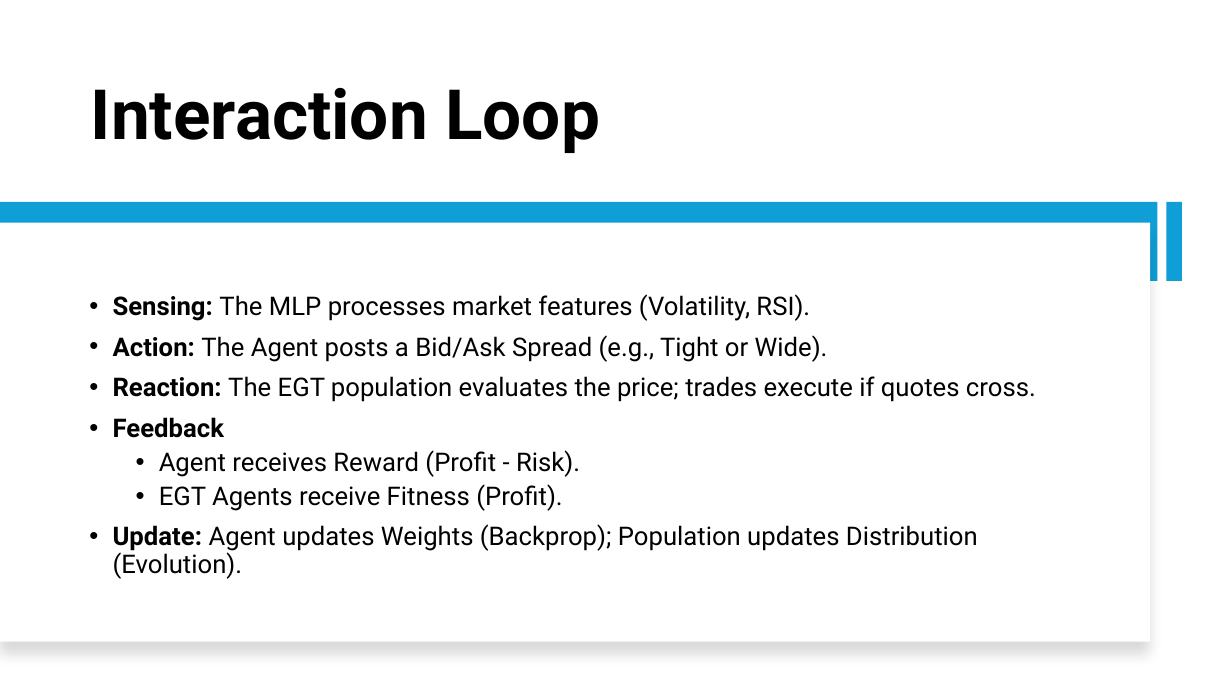
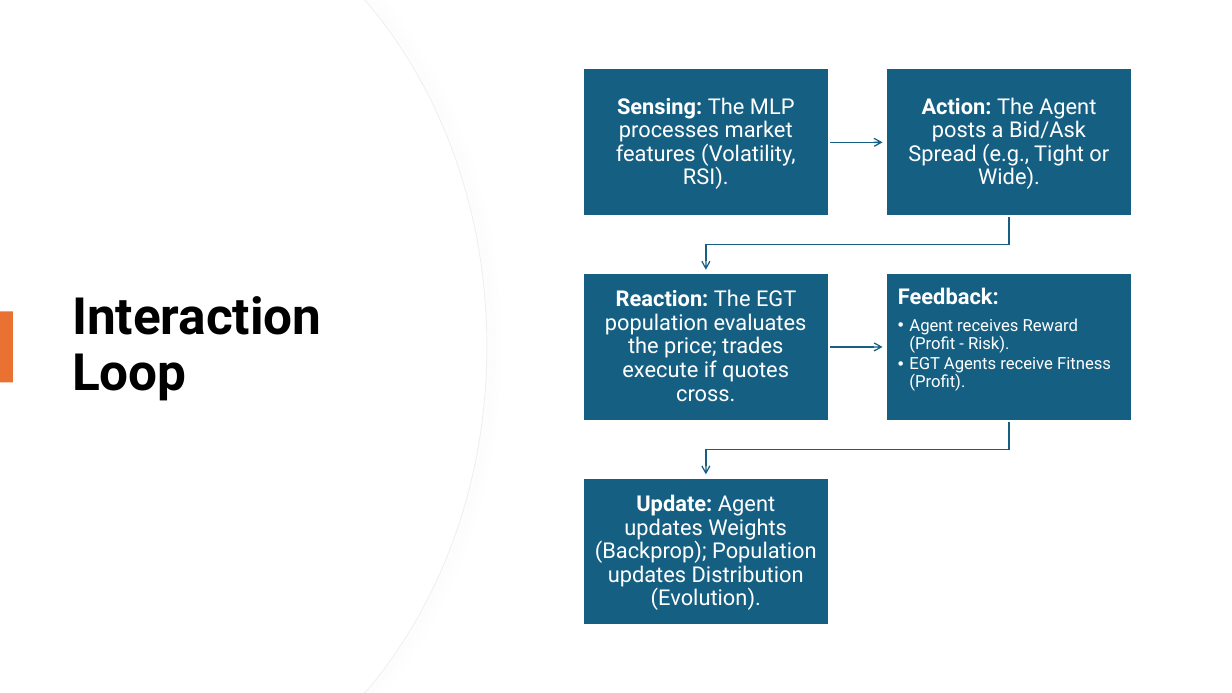
Before and after one commit to Srithwak/Coevolutionary_ARL_vs_EGT_agents_research, a slide deck: slide 8 of presentation.pptx. Drawn at 1232x693 pixels with LibreOffice and Linux fonts; fonts in the diff are those of the drawing. Boxes give left, top, right and bottom in pixels: in the first picture for what was removed or moved away, otherwise in the second. Text is boxed around its words. In the diff, an @@ line names an element or a change of style, - is before the commit and + after.

```diff
--- a/presentation.pptx
+++ b/presentation.pptx
@@ freeform shape added at [0, 0, 487, 693], fill #FFFFFF, outline #EFEFEF 0.75 pt @@
@@ freeform shape added at [0, 0, 486, 693], fill #FFFFFF @@
@@ title "Interaction Loop": place and size @@
-title "Interaction Loop" at [91, 88, 600, 153]
+title "Interaction Loop" at [72, 296, 322, 401]
@@ title "Interaction Loop" at [72, 296, 322, 401]: size 54 to 40 pt; vertical alignment bottom to middle @@
@@ rectangle removed at [0, 202, 1158, 281] @@
@@ rectangle removed at [1166, 202, 1182, 281] @@
@@ rectangle removed at [0, 223, 1151, 642] @@
@@ text removed at [113, 294, 1036, 579] @@
-• Sensing: The MLP processes market features (Volatility, RSI).
-• Action: The Agent posts a Bid/Ask Spread (e.g., Tight or Wide).
-• Reaction: The EGT population evaluates the price; trades execute if quotes cross.
-• Feedback
-  • Agent receives Reward (Profit - Risk).
-  • EGT Agents receive Fitness (Profit).
-• Update: Agent updates Weights (Backprop); Population updates Distribution (Evolution).
@@ rectangle added at [0, 311, 13, 383], fill #E97132 @@
@@ group added at [583, 68, 1133, 626]: 5 rectangles, 5 texts, 4 freeform shapes @@
+Sensing: The MLP processes market features (Volatility, RSI).
+Action: The Agent posts a Bid/Ask Spread (e.g., Tight or Wide).
+Reaction: The EGT population evaluates the price; trades execute if quotes cross.
+Feedback:
+  • Agent receives Reward (Profit - Risk).
+  • EGT Agents receive Fitness (Profit).
+Update: Agent updates Weights (Backprop); Population updates Distribution (Evolution).
```
Also in this commit, not shown: 9 other slides changed, 1 slide removed, 3 other files.
